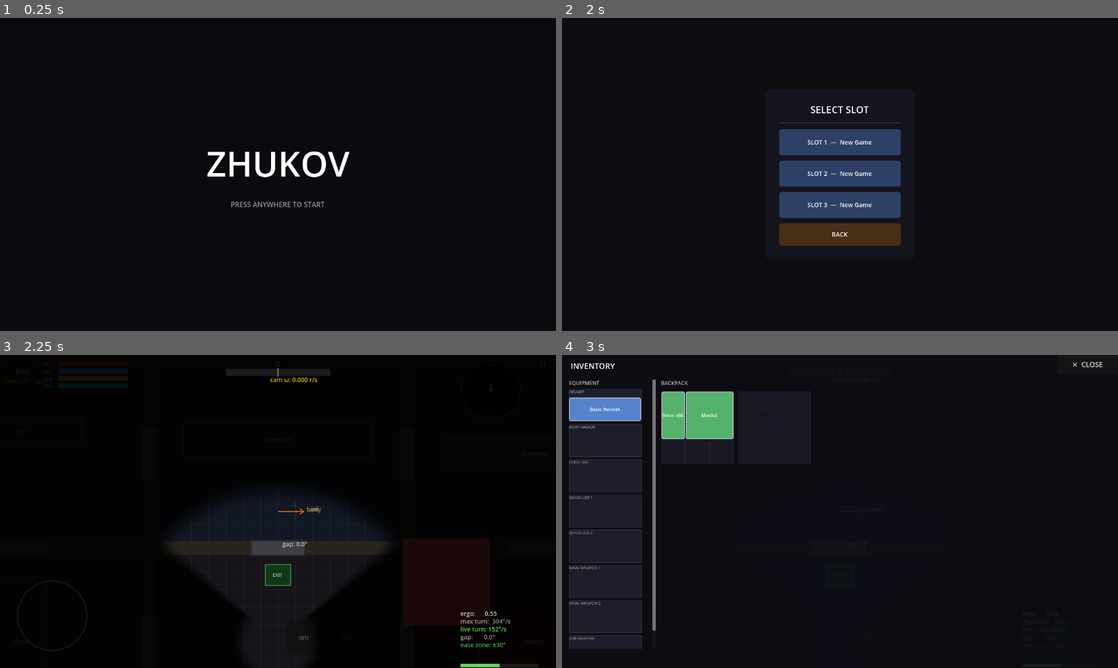
Above: before the commit, frames 1-4 (two rows, left to right).
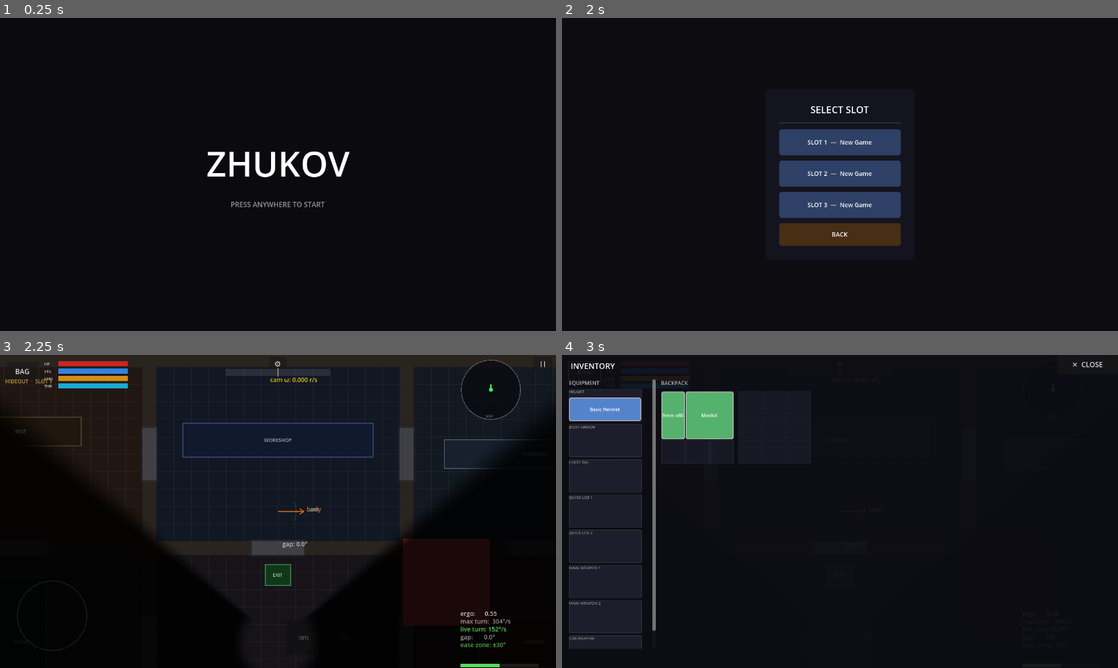
Above: after the commit, the same moments.

Repository: jklrjklr/zhukov
Game: Godot game, scene res://title.tscn
The game is run twice, just before and just after one commit, with the same random seed, the same clock (stepped at 60 frames per second) and the same inputs.
Inputs (mouse positions are in pixels of both pictures, inside the frame that each line leads up to):
- Up to frame 1 (0.25 s): no input
- Up to frame 2 (2 s): tap Enter at 0.5 s; move the mouse to (962, 158) at 0.52 s; click (962, 158) at 0.67 s; click "START" at 1.25 s
- Up to frame 3 (2.25 s): click "SLOT 1 — New Game" at 2 s
- Up to frame 4 (3 s): click "BAG" at 2.75 s

Frames 1-2 are identical in both runs. In frame 3, 39% of the frame differs, in the area x 0-100%, y 0-60%; in frame 4, less than 0.1%.

Commit message:
Extend sight cone to screen edges; scope_mult zooms camera out
FOV shader: remove sight_dist cutoff — the cone now fills the screen
in the forward arc with no distance limit; only the angular bounds and
ambient circle remain.

PlayerCamera: re-add set_ads_scope()/clear_ads_scope() but now they
set _scope_mult which DIVIDES the zoom level (zoom out = more world
visible). scope_mult=1.5 → zoom = base_zoom/1.5, so the scoped view
shows 1.5× more of the world inside the narrowed FOV cone. Iron sights
(scope_mult=1.0) produce no zoom change.

Player: restore _camera.set_ads_scope(sight.scope_mult) on ADS press
and _camera.clear_ads_scope() on release.

https://claude.ai/code/session_012v9MvoDXPfKFaXjuVB4qrQ

Diff:
--- a/player/AdsOverlay.gd
+++ b/player/AdsOverlay.gd
@@ -2,16 +2,10 @@
 
 const _SHADER := preload("res://player/fov.gdshader")
 
-# Hipfire defaults
 const _HF_HALF_ANGLE := 0.90   # radians (~104° total cone)
-const _HF_SIGHT_DIST := 0.50
 const _HF_DARK       := 0.88
-
-# ADS defaults (overridden by SightData.fov_radius per sight)
-const _ADS_SIGHT_DIST := 0.55
-const _ADS_DARK       := 0.93
-
-const _TWEEN_DUR := 0.12
+const _ADS_DARK      := 0.93
+const _TWEEN_DUR     := 0.12
 
 var _vignette: ColorRect
 var _reticle: AdsReticle
@@ -34,8 +28,7 @@
 	_mat = ShaderMaterial.new()
 	_mat.shader = _SHADER
 	_mat.set_shader_parameter("sight_half_angle", _HF_HALF_ANGLE)
-	_mat.set_shader_parameter("sight_dist",       _HF_SIGHT_DIST)
-	_mat.set_shader_parameter("dark_alpha",        _HF_DARK)
+	_mat.set_shader_parameter("dark_alpha",       _HF_DARK)
 	_vignette.material = _mat
 	add_child(_vignette)
 
@@ -44,13 +37,12 @@
 	add_child(_reticle)
 
 func show_ads(sight: SightData, raise_time: float = _TWEEN_DUR) -> void:
-	# sight.fov_radius is the ADS cone half-angle in radians
-	_tween_cone(sight.fov_radius, _ADS_SIGHT_DIST, _ADS_DARK, raise_time)
+	_tween_cone(sight.fov_radius, _ADS_DARK, raise_time)
 	_reticle.set_type(sight.reticle_type)
 	_reticle.visible = true
 
 func hide_ads() -> void:
-	_tween_cone(_HF_HALF_ANGLE, _HF_SIGHT_DIST, _HF_DARK, _TWEEN_DUR)
+	_tween_cone(_HF_HALF_ANGLE, _HF_DARK, _TWEEN_DUR)
 	_reticle.visible = false
 
 func _process(_dt: float) -> void:
@@ -61,30 +53,24 @@
 	if _player == null:
 		return
 
-	# Player screen position in UV space
 	var ct := get_viewport().get_canvas_transform()
 	var player_screen := ct * _player.global_position
 	_mat.set_shader_parameter("player_uv", player_screen / vp)
 
-	# Facing direction in screen space → clockwise angle from screen-up
 	var fwd_world  := _player.global_position + Vector2.UP.rotated(_player.facing_angle)
 	var fwd_screen := ct * fwd_world
 	var dir        := (fwd_screen - player_screen).normalized()
 	_mat.set_shader_parameter("facing_angle", atan2(dir.x, -dir.y))
 
-func _tween_cone(half_angle: float, dist: float, dark: float, duration: float) -> void:
+func _tween_cone(half_angle: float, dark: float, duration: float) -> void:
 	if _tween != null:
 		_tween.kill()
 	var cur_a := float(_mat.get_shader_parameter("sight_half_angle"))
-	var cur_d := float(_mat.get_shader_parameter("sight_dist"))
 	var cur_k := float(_mat.get_shader_parameter("dark_alpha"))
 	_tween = create_tween().set_parallel(true)
 	_tween.tween_method(
 		func(v: float): _mat.set_shader_parameter("sight_half_angle", v),
 		cur_a, half_angle, duration)
 	_tween.tween_method(
-		func(v: float): _mat.set_shader_parameter("sight_dist", v),
-		cur_d, dist, duration)
-	_tween.tween_method(
 		func(v: float): _mat.set_shader_parameter("dark_alpha", v),
 		cur_k, dark, duration)
--- a/player/Player.gd
+++ b/player/Player.gd
@@ -111,11 +111,13 @@
 func on_ads_pressed(sight: SightData) -> void:
 	if state_machine.transition(CharacterStateMachine.State.ADS):
 		set_ads_ergo_mult(sight.ergo_mult)
+		_camera.set_ads_scope(sight.scope_mult)
 		entered_ads.emit(sight, _ads_raise_time)
 
 func on_ads_released() -> void:
 	if state_machine.transition(CharacterStateMachine.State.HIPFIRE):
 		set_ads_ergo_mult(1.0)
+		_camera.clear_ads_scope()
 		exited_ads.emit()
 
 func _on_state_changed(_old: CharacterStateMachine.State, _new: CharacterStateMachine.State) -> void:
--- a/player/PlayerCamera.gd
+++ b/player/PlayerCamera.gd
@@ -8,6 +8,7 @@
 @export var recoil_zoom_return_speed: float = 0.5
 
 var _recoil_zoom: float = 0.0
+var _scope_mult:  float = 1.0   # >1 zooms OUT (shows more world) when scoped
 
 func _ready() -> void:
 	TouchInputHandler.camera_rotated.connect(_on_camera_rotated)
@@ -32,10 +33,18 @@
 	rotation += radians
 	_refresh_camera()
 
+func set_ads_scope(mult: float) -> void:
+	_scope_mult = maxf(mult, 1.0)
+	_refresh_camera()
+
+func clear_ads_scope() -> void:
+	_scope_mult = 1.0
+	_refresh_camera()
+
 func _refresh_camera() -> void:
 	position = Vector2.UP.rotated(rotation) * view_offset
 
-	var z: float = max(0.1, base_zoom + _recoil_zoom)
+	var z: float = max(0.1, base_zoom + _recoil_zoom) / _scope_mult
 	zoom = Vector2(z, z)
 
 func set_muzzle_rise_recovery(value: float) -> void:
--- a/player/fov.gdshader
+++ b/player/fov.gdshader
@@ -11,9 +11,8 @@
 // Layer 1 — ambient circle (skill-based; wired later)
 uniform float ambient_radius   : hint_range(0.0, 0.5)  = 0.12;
 
-// Layer 2 — sight cone
+// Layer 2 — sight cone (extends to screen edges — no distance cutoff)
 uniform float sight_half_angle : hint_range(0.0, 1.6)  = 0.90;  // radians
-uniform float sight_dist       : hint_range(0.0, 1.0)  = 0.50;  // fraction of screen height
 
 uniform float dark_alpha       : hint_range(0.0, 1.0)  = 0.88;
 uniform float softness         : hint_range(0.001, 0.1) = 0.03;
@@ -41,11 +40,7 @@
 		sight_half_angle - softness * 3.0,
 		sight_half_angle + softness,
 		angle_diff);
-	float in_dist = 1.0 - smoothstep(
-		sight_dist - softness * 2.0,
-		sight_dist + softness,
-		dist);
-	float sight = in_angle * in_dist;
+	float sight = in_angle;
 
 	// Lit if inside ambient circle OR inside sight cone
 	float visibility = max(ambient, sight);
